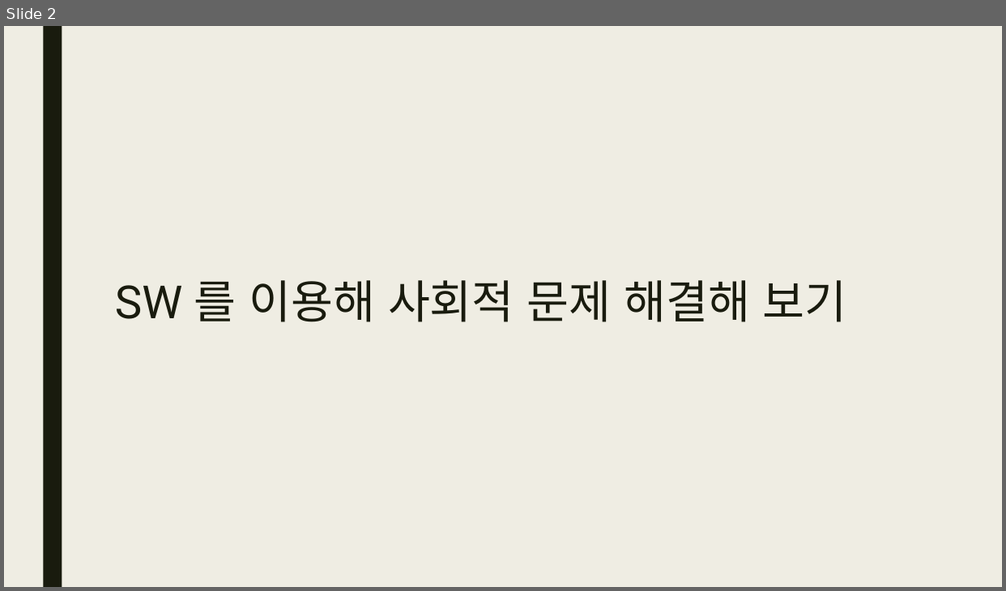
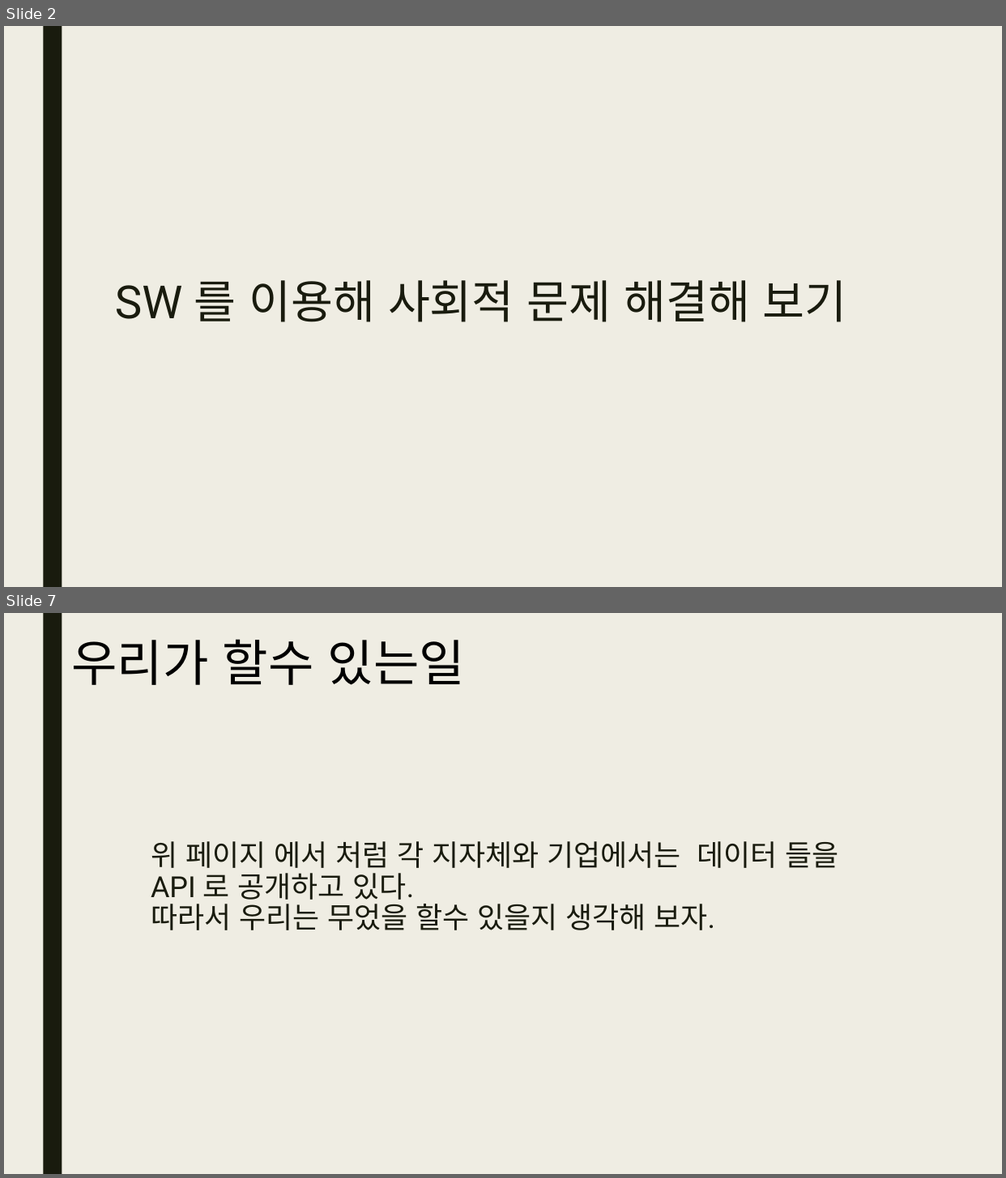
Before and after one commit to gomtings/JeoninHighSchool, a slide deck: 수업교제/python_calss7.pptx. Shown one above the other, each under a label of ours: slide 2 before the commit, slides 2 and 7 after it; the slides between them are not shown. The pictures are 1006x591 and 1006x1178 pixels, drawn with LibreOffice and Linux fonts; fonts in the diff are those of the drawing. Boxes give left, top, right and bottom in pixels: in the first picture for what was removed or moved away, otherwise in the second. Text is boxed around its words. In the diff, an @@ line names an element or a change of style, - is before the commit and + after.

Commit message:
class 7 update
SW로 사회적 문제를 해결하고자 하는 노력. 그리고 예

```diff
--- a/수업교제/python_calss7.pptx
+++ b/수업교제/python_calss7.pptx
@@ slide 7 added at (x1=4, y1=613, x2=1002, y2=1174), background #EFEDE3; not listed: 1 template element that a slide beside it also shows @@
@@ text added at (x1=72, y1=639, x2=465, y2=685), 47.8 pt, text #000000 @@
+우리가 할수 있는일
@@ text added at (x1=151, y1=841, x2=839, y2=931), 28 pt, text #191B0E @@
+위 페이지 에서 처럼 각 지자체와 기업에서는 데이터 들을 API 로 공개하고 있다.
+따라서 우리는 무었을 할수 있을지 생각해 보자.
```
Also in this commit, not shown: 2 slides changed, 2 other slides added, 1 slide removed.
